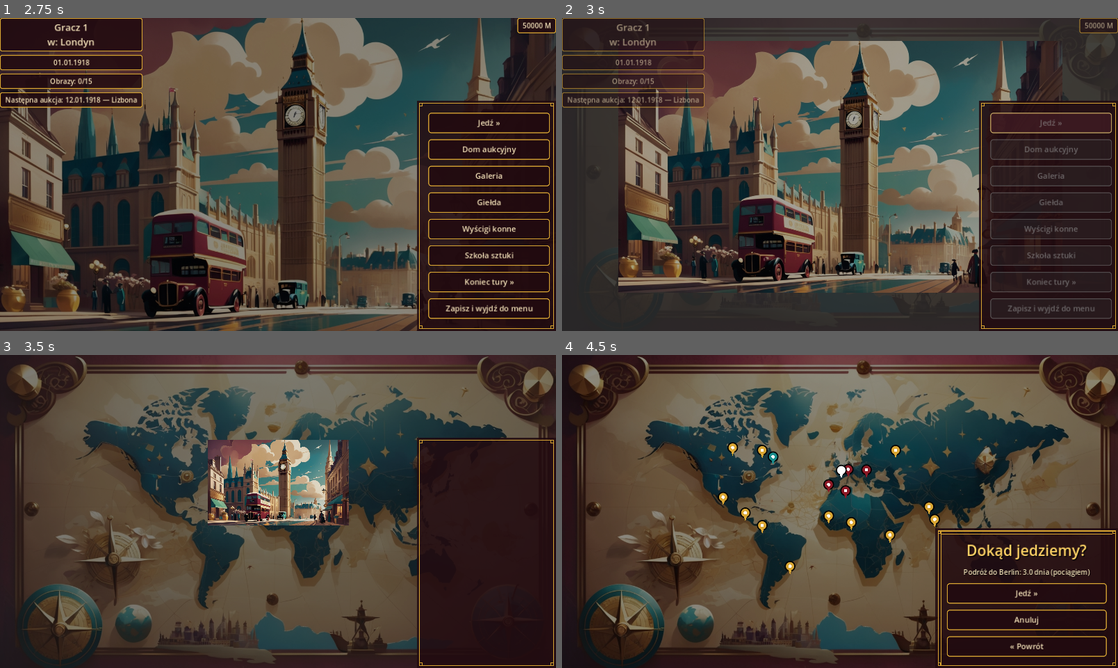
Above: before the commit, frames 1-4 (two rows, left to right).
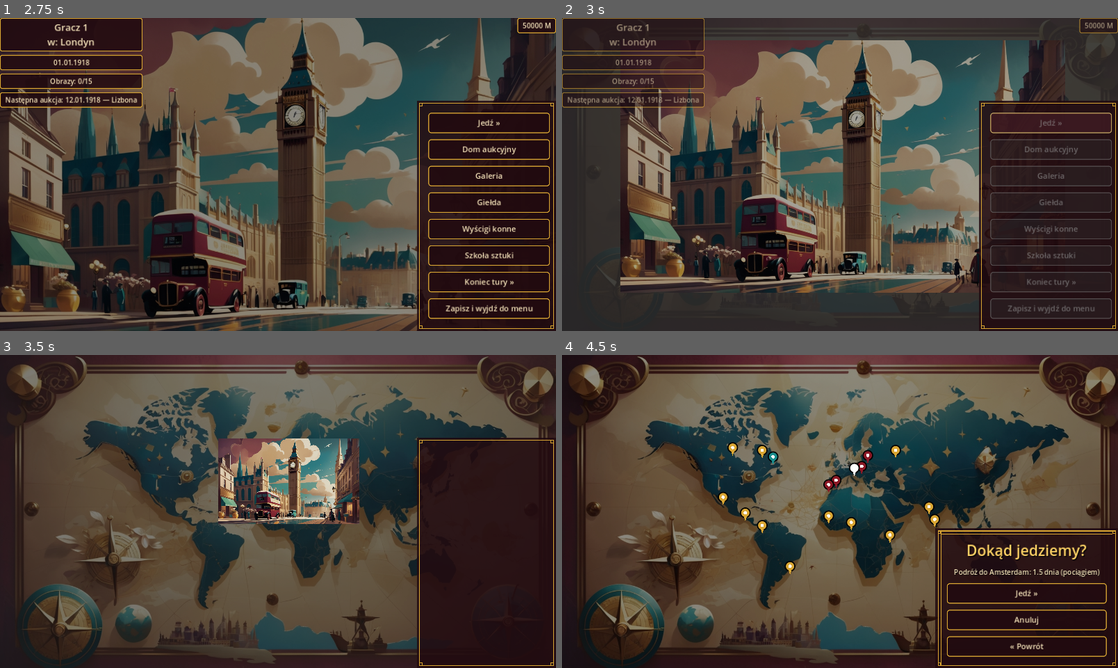
Above: after the commit, the same moments.

Repository: cinekm20/the-forger-retro-tycoon
Game: Godot game, scene res://scenes/main_menu/MainMenu.tscn
The game is run twice, just before and just after one commit, with the same random seed, the same clock (stepped at 60 frames per second) and the same inputs.
Inputs (mouse positions are in pixels of both pictures, inside the frame that each line leads up to):
- Up to frame 1 (2.75 s): click "1" at 0.5 s; click "Tryb łatwy (15/40 obrazów do …" at 1.25 s; click "Nowa gra" at 2 s
- Up to frame 2 (3 s): click "Jedź »" at 2.75 s
- Up to frame 3 (3.5 s): no input
- Up to frame 4 (4.5 s): click (867, 470) at 4.27 s

Frame 1 is identical in both runs. In frame 2, 12% of the frame differs, in the area x 10-91%, y 7-88%; in frame 3, 5.8%; in frame 4, 0.7%.

Commit message:
Cities: przesuń Berlin/Paryż/Amsterdam/Londyn trochę wyżej
Bliżej nasady półwyspu, ale wciąż na jednoznacznie kontynentalnym lądzie
(zweryfikowane wymogiem "głębokiego lądu" wokół punktu), nie na samej
wąskiej odnodze prowadzącej do Skandynawii.

Diff:
--- a/game/scripts/autoload/Cities.gd
+++ b/game/scripts/autoload/Cities.gd
@@ -118,17 +118,19 @@
 ## Norwegię/Skandynawię (zgłoszone przez użytkownika: "londyn, paryż i
 ## amsterdam lądują w norwegii") — przesunięte wtedy w dół, ale za daleko: na
 ## szeroki ląd, który jest wizualnie Afryką (zgłoszone: "a teraz są w
-## Afryce"). Finalnie przesunięte na wąski pas lądu POMIĘDZY tymi dwoma
-## skrajnościami — nadal wymagając "głębokiego lądu" (margines koloru
-## ląd/morze dodatni w całym promieniu ~6px wokół punktu, nie tylko w jednym
-## pikselu), żeby nie trafić na wąski przesmyk/zatoczkę widoczny dokładnie w
-## tym pasie.
+## Afryce"). Przesunięte na wąski pas lądu POMIĘDZY tymi dwoma skrajnościami,
+## a potem jeszcze trochę wyżej (bliżej nasady półwyspu, ale wciąż na
+## jednoznacznie kontynentalnym lądzie, nie na samej wąskiej odnodze) —
+## zgłoszone przez użytkownika: "jeszcze trochę wyżej te europejskie". Nadal
+## wymagając "głębokiego lądu" (margines koloru ląd/morze dodatni w całym
+## promieniu ~6px wokół punktu, nie tylko w jednym pikselu), żeby nie trafić
+## na wąski przesmyk/zatoczkę widoczny dokładnie w tym pasie.
 const MAP_POSITION := {
-	"berlin": Vector2(0.548, 0.372),
-	"paris": Vector2(0.51, 0.439),
-	"amsterdam": Vector2(0.515, 0.371),
+	"berlin": Vector2(0.55, 0.327),
+	"paris": Vector2(0.493, 0.405),
+	"amsterdam": Vector2(0.539, 0.361),
 	"lisbon": Vector2(0.48, 0.42),
-	"london": Vector2(0.502, 0.374),
+	"london": Vector2(0.526, 0.367),
 	"ankara": Vector2(0.60, 0.31),
 	"bombay": Vector2(0.66, 0.49),
 	"colombo": Vector2(0.67, 0.53),
